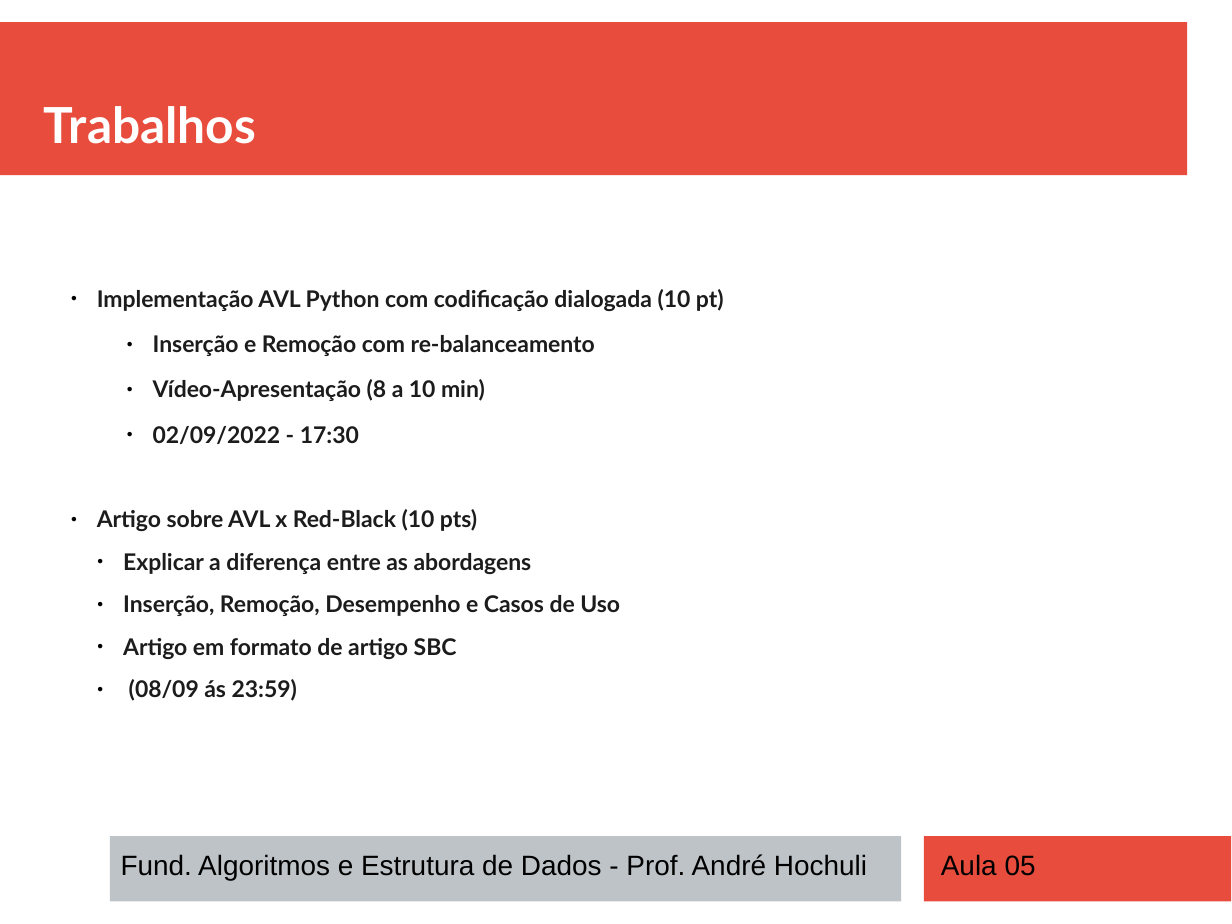
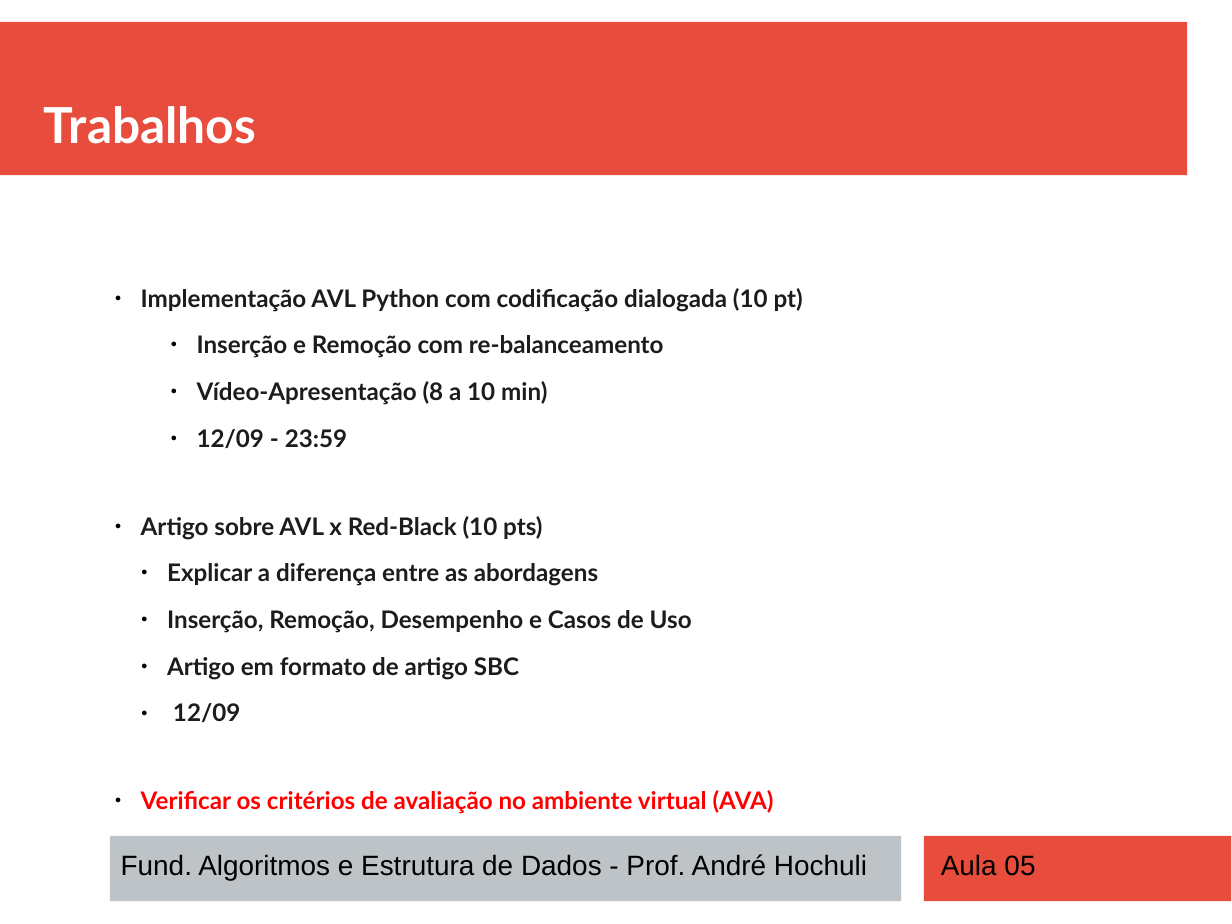
Before and after one commit to andrehochuli/teaching, a slide deck: slide 16 of DataStructuresAndAlgorithms/Aula 05 - Arvores Balanceadas (AVL)/Aula 05 - AVL Tree.pptx. Drawn at 1232x924 pixels with LibreOffice and Linux fonts; fonts in the diff are those of the drawing. Boxes give left, top, right and bottom in pixels: in the first picture for what was removed or moved away, otherwise in the second. Text is boxed around its words. In the diff, an @@ line names an element or a change of style, - is before the commit and + after.

```diff
--- a/DataStructuresAndAlgorithms/Aula 05 - Arvores Balanceadas (AVL)/Aula 05 - AVL Tree.pptx
+++ b/DataStructuresAndAlgorithms/Aula 05 - Arvores Balanceadas (AVL)/Aula 05 - AVL Tree.pptx
@@ text "Implementação AVL Python com codificação ...": place and size @@
-text "Implementação AVL Python com codificação ..." at (97, 289, 724, 701)
+text "Implementação AVL Python com codificação ..." at (141, 288, 803, 814)
@@ text at (141, 288, 803, 680): size 14.8 to 15.6 pt in "Implementação AVL Python com codificação dialogada (10 ...", "Inserção e Remoção com re-balanceamento", "Vídeo-Apresentação (8 a 10 min)", "Artigo sobre AVL x Red-Black (10 pts)" and 3 more places; line spacing 0.9 to 1 @@
@@ text at (197, 429, 347, 448): text changed; size 14.8 to 15.6 pt @@
-    ● 02/09/2022 - 17:30
+    ● 12/09 - 23:59
@@ text at (141, 703, 774, 814): text changed; size 14.8 to 15.6 pt; text colour #1C1C1C to #FF0000 @@
-    ● (08/09 ás 23:59)
+    ● 12/09
+  ● Verificar os critérios de avaliação no ambiente virtual (AVA)
```
Also in this commit, not shown: 5 other slides changed, 4 other files.
